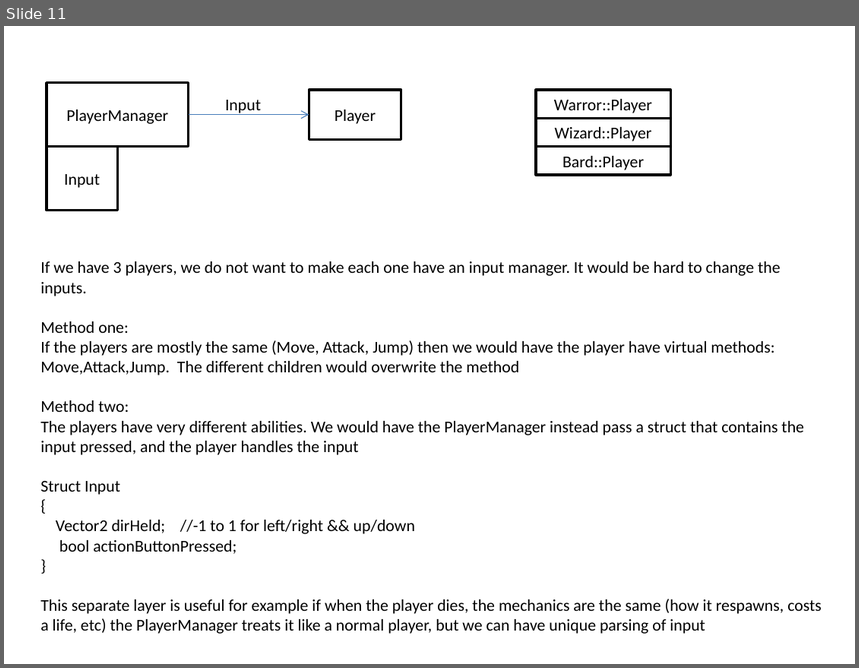
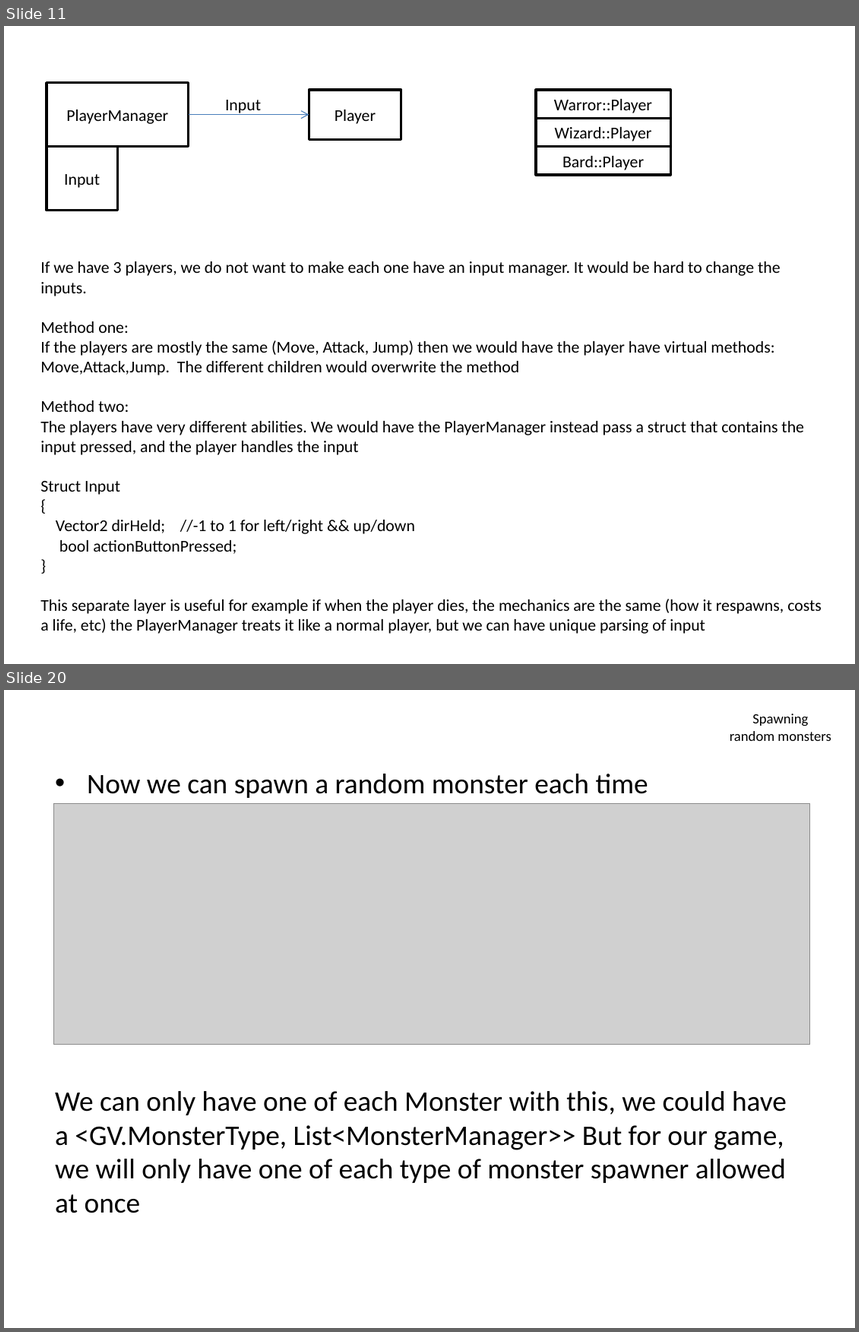
Before and after one commit to mattstg/GoopSoupV2, a slide deck: Docs/FlowPresentation.pptx. Shown one above the other, each under a label of ours: slide 11 before the commit, slides 11 and 20 after it; the slides between them are not shown. The pictures are 859x668 and 859x1332 pixels, drawn with LibreOffice and Linux fonts; fonts in the diff are those of the drawing; grey boxes stand for pictures. Boxes give left, top, right and bottom in pixels: in the first picture for what was removed or moved away, otherwise in the second. Text is boxed around its words. In the diff, an @@ line names an element or a change of style, - is before the commit and + after.

```diff
--- a/Docs/FlowPresentation.pptx
+++ b/Docs/FlowPresentation.pptx
@@ slide 20 added at box(4, 690, 855, 1328), background #FFFFFF @@
@@ title added at box(730, 714, 831, 741), 12 pt, text #000000 @@
+Spawning random monsters
@@ text added at box(55, 774, 787, 1214), 24 pt, text #000000 @@
+• Now we can spawn a random monster each time
+We can only have one of each Monster with this, we could have a <GV.MonsterType, List<MonsterManager>> But for our game, we will only have one of each type of monster spawner allowed at once
@@ picture added at box(53, 803, 810, 1044) @@
```
Also in this commit, not shown: 12 other slides added, 6 other files.
